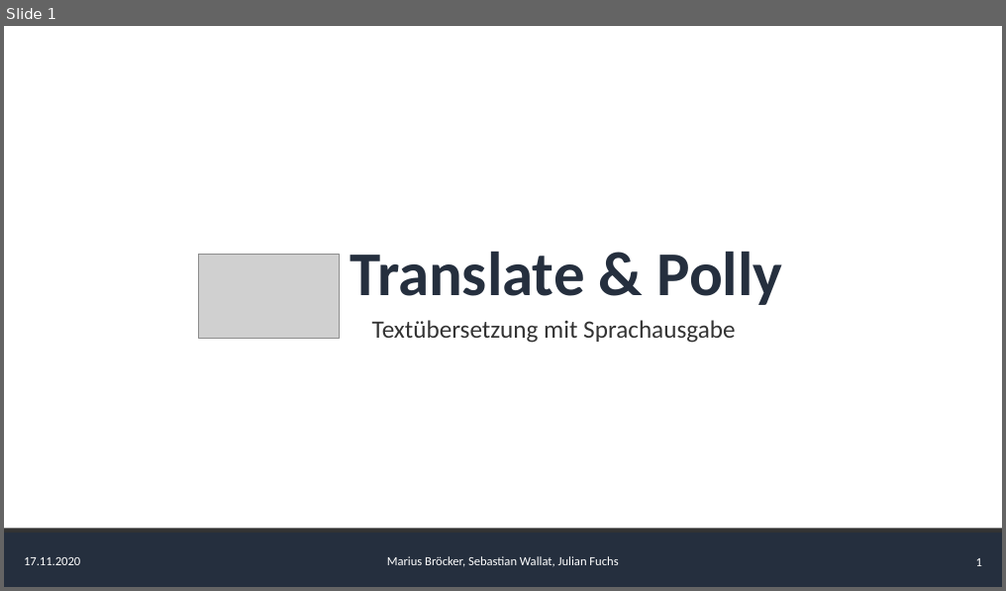
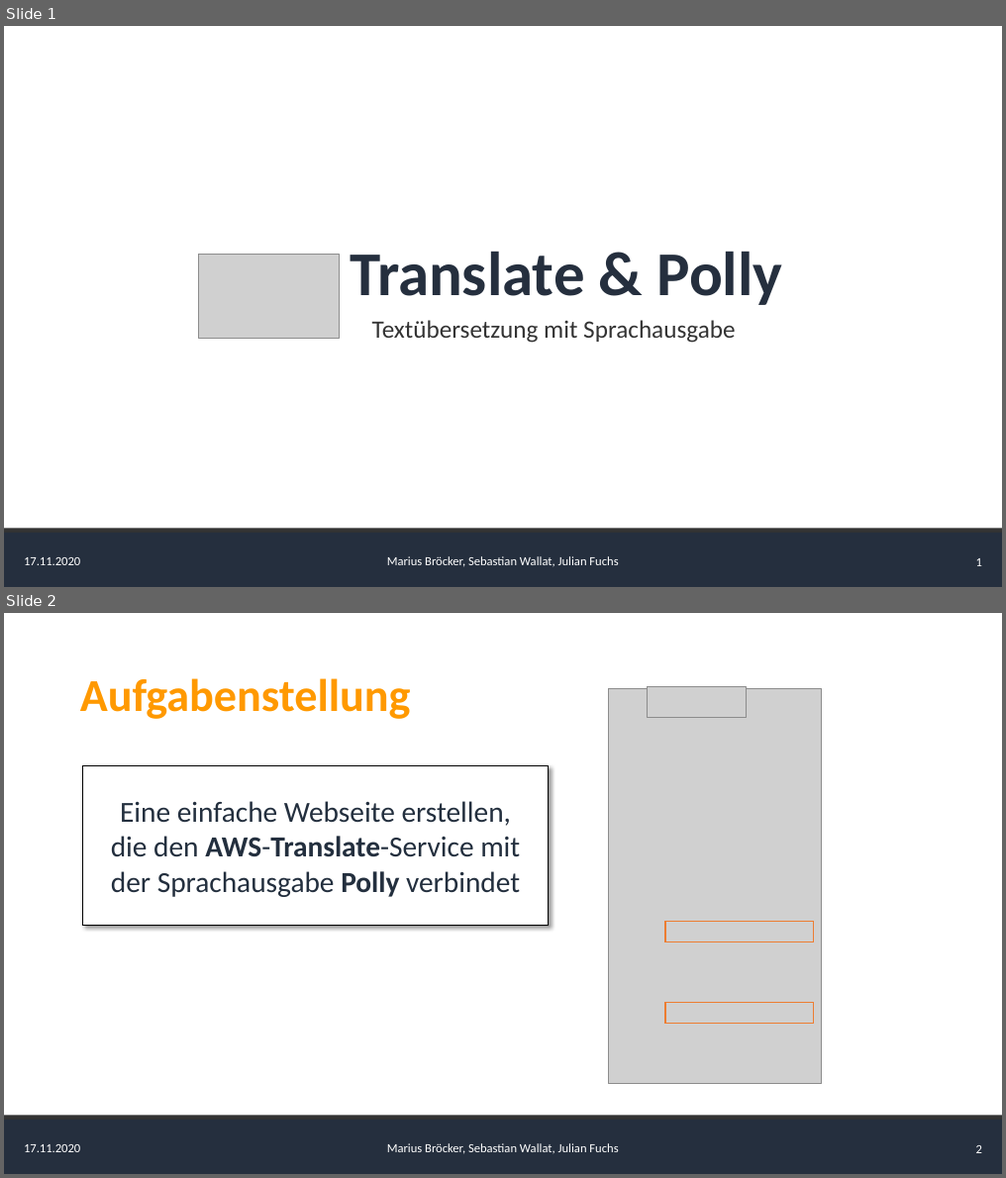
Before and after one commit to AlgorithmicEntropy/AWS_Translate_Polly, a slide deck: presentation/Presentation.pptx. Shown one above the other, each under a label of ours: slide 1 before the commit, slides 1 and 2 after it. The pictures are 1006x591 and 1006x1178 pixels, drawn with LibreOffice and Linux fonts; fonts in the diff are those of the drawing; grey boxes stand for pictures. Boxes give left, top, right and bottom in pixels: in the first picture for what was removed or moved away, otherwise in the second. Text is boxed around its words. In the diff, an @@ line names an element or a change of style, - is before the commit and + after.

Commit message:
first draft, pages about polly and translate

```diff
--- a/presentation/Presentation.pptx
+++ b/presentation/Presentation.pptx
@@ slide 2 added at (4, 613, 1002, 1174), background #FFFFFF; not listed: 5 template elements that a slide beside it also shows @@
@@ title added at (80, 678, 411, 719), 44 pt, text #FF9900, bold @@
+Aufgabenstellung
@@ text added at (82, 765, 548, 926), fill #FFFFFF, outline #000000 0.75 pt, 28 pt, text #232F3E @@
+Eine einfache Webseite erstellen,
+die den AWS-Translate-Service mit
+der Sprachausgabe Polly verbindet
@@ group added at (609, 686, 823, 1084): 2 pictures, 2 rectangles @@
```
Also in this commit, not shown: 4 other slides added.
